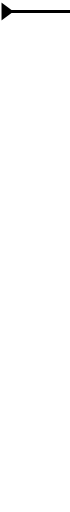
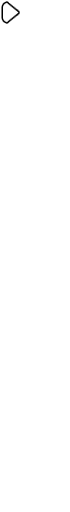
Layers edited between the first and the second 70×512 image:
removed layer "多边形 1" from group "组 1" over [1, 2, 14, 21]
added layer "矩形 3 拷贝" in group "组 1" over [3, 2, 19, 23]
hid "矩形 2", painted on it over [8, 10, 70, 13]
removed layer "多边形 1 拷贝" from group "组 1" over [1, 1, 18, 23]
added layer "矩形 3" in group "组 1" over [3, 2, 19, 23]
hid "矩形 1", painted on it over [7, 9, 70, 14]
